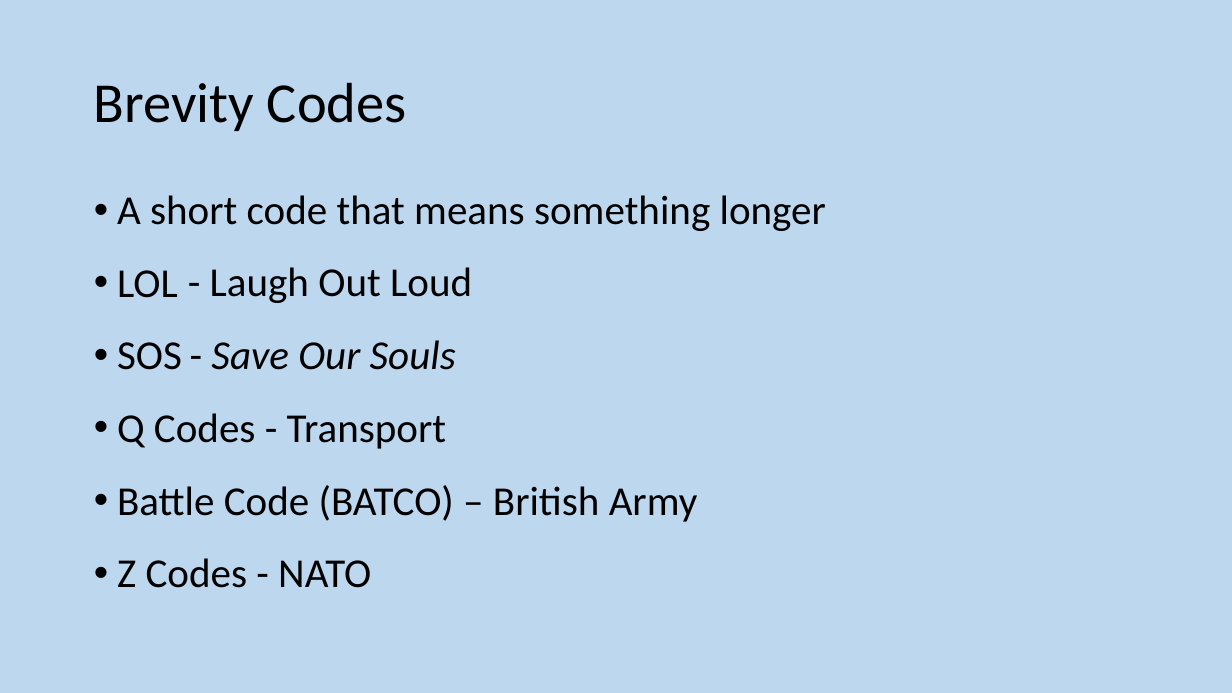
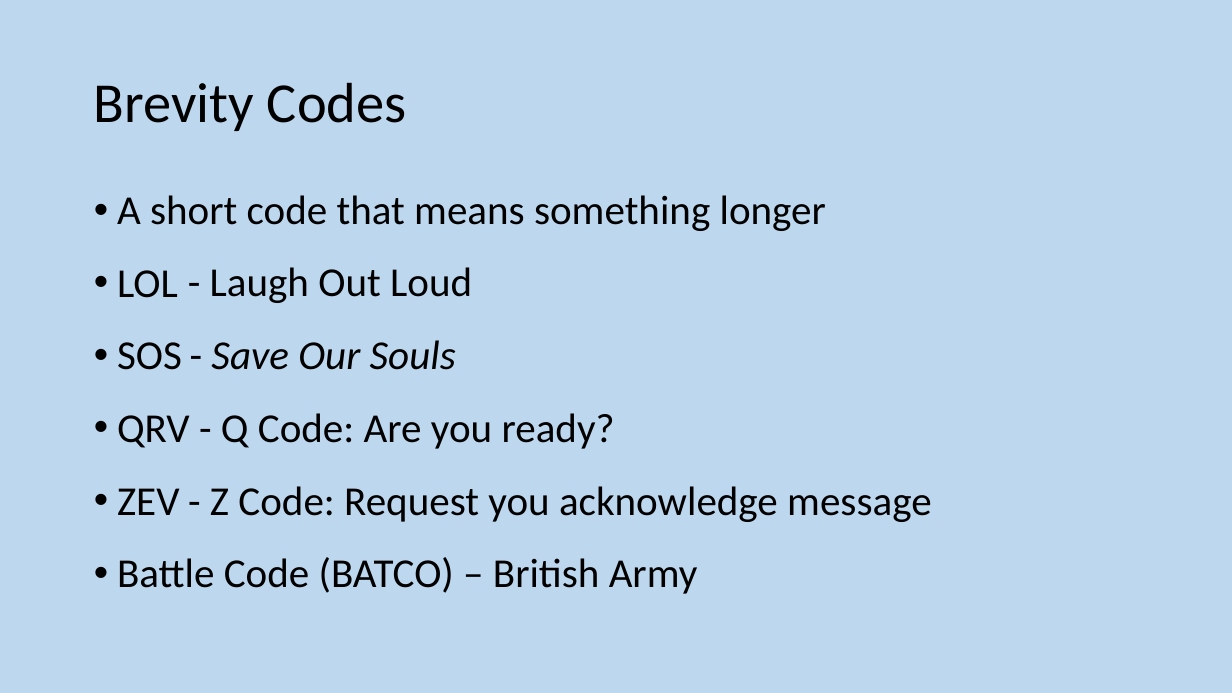
Before and after one commit to MrFriendCS/MrFriendCS.github.io, a slide deck: slide 6 of s1/S1 CS Slides.pptx. Drawn at 1232x693 pixels with LibreOffice and Linux fonts; fonts in the diff are those of the drawing. Boxes give left, top, right and bottom in pixels: in the first picture for what was removed or moved away, otherwise in the second. Text is boxed around its words. In the diff, an @@ line names an element or a change of style, - is before the commit and + after.

```diff
--- a/s1/S1 CS Slides.pptx
+++ b/s1/S1 CS Slides.pptx
@@ text at box(117, 415, 190, 515): text changed @@
-• Q Codes - Transport
+• QRV
+• ZEV
@@ text added at box(221, 413, 615, 449), 32 pt, text #000000 @@
+- Q Code: Are you ready?
@@ text added at box(210, 486, 931, 522), 32 pt, text #000000 @@
+- Z Code: Request you acknowledge message
@@ text at box(117, 558, 371, 588): paragraph removed @@
-• Z Codes - NATO
```
Also in this commit, not shown: 18 other files.
